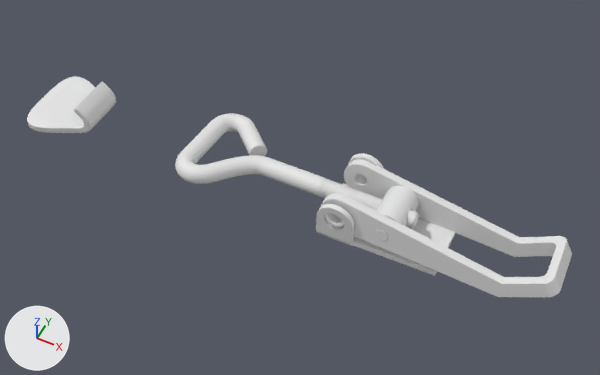
One commit to the Blender file LatchClamp.blend: the scene before it, then after it.
Both versions are drawn from a 50 mm camera at (0.049, -0.211, 0.269) aimed at (-0.056, 0.0, 0.006). Arrows for +X, +Y and +Z are at lower left; the lights stay in place.

Objects in the first picture: 'Bolt', 'Hook', 'Lever', 'Mounting base', 'ScrewBearing'.
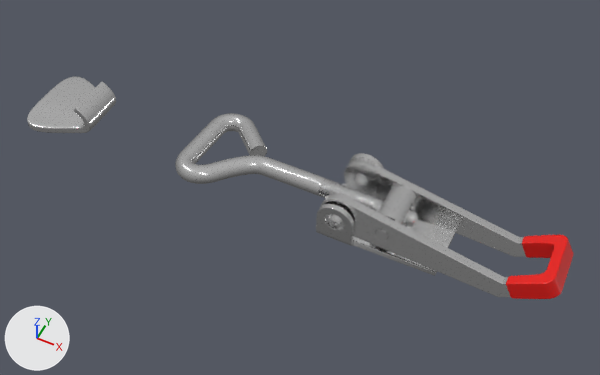
Commit message: Rubber handle and basic materials

Pixel boxes (x1, y1, x2, y2) of what changed, in the pictures (600 x 375 px):
'Lever', recoloured: (320, 159, 572, 297) in both
'Bolt', recoloured: (175, 113, 419, 229) in both
'Hook', recoloured: (27, 76, 116, 133) in both
'LeverRubber', added (red): after (506, 235, 573, 299)
'Mounting base', recoloured: (316, 153, 455, 276) in both
'ScrewBearing', recoloured: (375, 185, 419, 241) in both

The change, as a list of edits to the scene's bpy script:
```text
Add mat_material_001:
    mat_material_001 = principled_material('Material.001')
    mat_material_001.base_color = (0.8, 0.8, 0.8)  # white #e7e7e7
    mat_material_001.metallic = 1.0
    mat_material_001.roughness = 0.182
    mat_material_001.specular_ior_level = 1.0
    mat_material_001.anisotropic = 0.497
Add mat_material:
    mat_material = principled_material('Material')
    mat_material.base_color = (0.8, 0.0035, 0.0)  # red #e70b00
Change me_cube_001:
    where me_cube_001.from_pydata(...)  # 1524 vertices, 1510 faces; spans x -0.84..1.17, y -0.35..0.0, z 0.05..0.47
    add me_cube_001.materials.append(mat_material_001)  # white #e7e7e7
Change me_plane:
    where me_plane.from_pydata(...)  # 572 vertices, 560 faces; spans x -0.00202..0.00922, y -0.00356..0.0, z 0.0..0.00462
    add me_plane.materials.append(mat_material_001)  # white #e7e7e7
Change me_bolt:
    where me_bolt.from_pydata(...)  # 2039 vertices, 2044 faces; spans x -0.007..0.007, y -0.0142..0.0142, z -0.007..0.007
    add me_bolt.materials.append(mat_material_001)  # white #e7e7e7
Change me_bolt_004:
    where me_bolt_004.from_pydata(...)  # 8648 vertices, 8650 faces; spans x -0.0574..0.046, y -0.0234..0.0242, z -0.004..0.004
    add me_bolt_004.materials.append(mat_material_001)  # white #e7e7e7
Change me_circle:
    where me_circle.from_pydata(...)  # 160 vertices, 41 faces, 112 loose edges; spans x -0.025..0.15, y -0.02..0.009, z -0.013..0.002
    add me_circle.materials.append(mat_material_001)  # white #e7e7e7
Add me_cube_002:
    me_cube_002.from_pydata(...)  # 508 vertices, 474 faces; spans x 0.759..1.18, y -0.302..0.0, z 0.088..0.412
    me_cube_002.polygons.foreach_set('use_smooth', [True] * 474)
    me_cube_002.materials.append(mat_material)  # red #e70b00
Add ob_leverrubber:
    ob_leverrubber = bpy.data.objects.new('LeverRubber', me_cube_002)
    ob_leverrubber.parent = ob_lever
    ob_leverrubber.matrix_parent_inverse = Matrix(((20.8, 0.0, 0.0, 0.0), (0.0, 20.8, 0.0, 0.0), (0.0, 0.0, 20.8, 0.022), (0.0, 0.0, 0.0, 1.0)))
    ob_leverrubber.location = (0.0, 0.0, -0.00106)
    ob_leverrubber.scale = (0.0481, 0.0481, 0.0481)
    _m = ob_leverrubber.modifiers.new('Subdivision', 'SUBSURF')
    _m.levels = 3
    _m.render_levels = 3
    _m = ob_leverrubber.modifiers.new('Mirror', 'MIRROR')
    _m.use_axis = (False, True, False)
```
